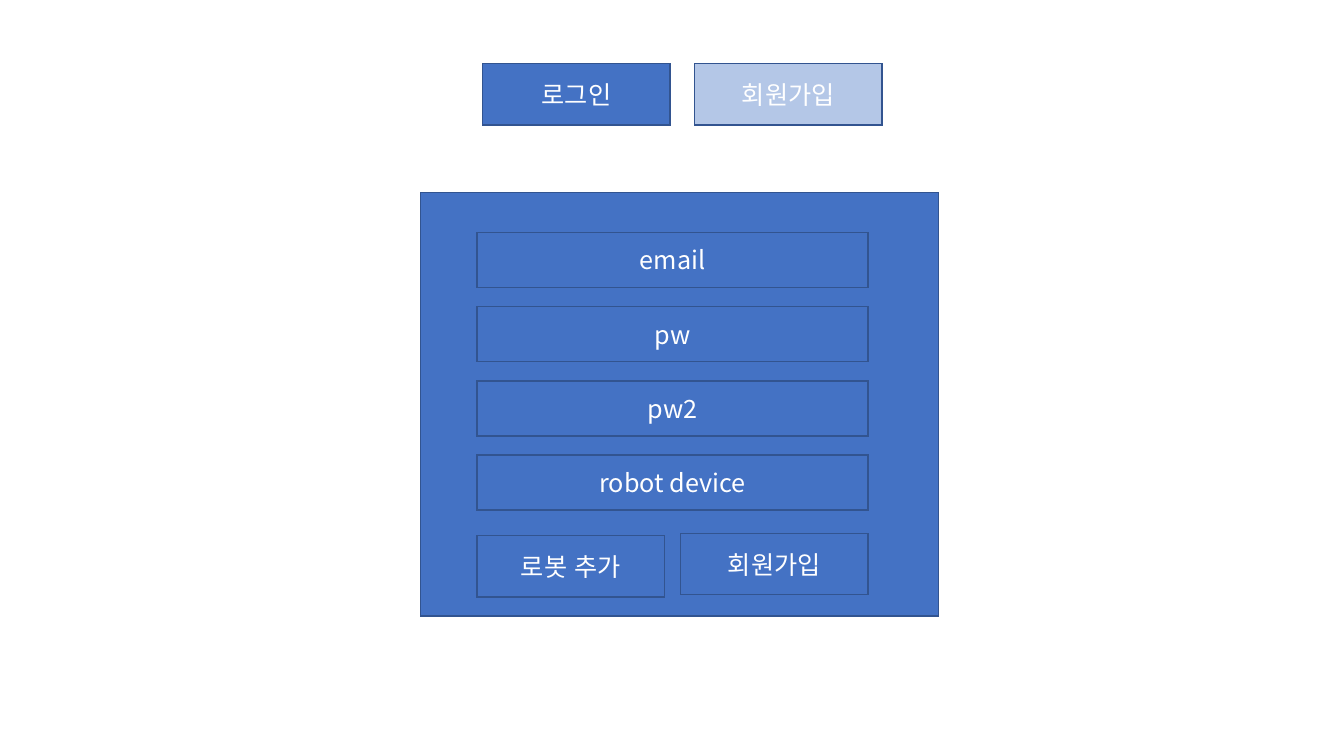
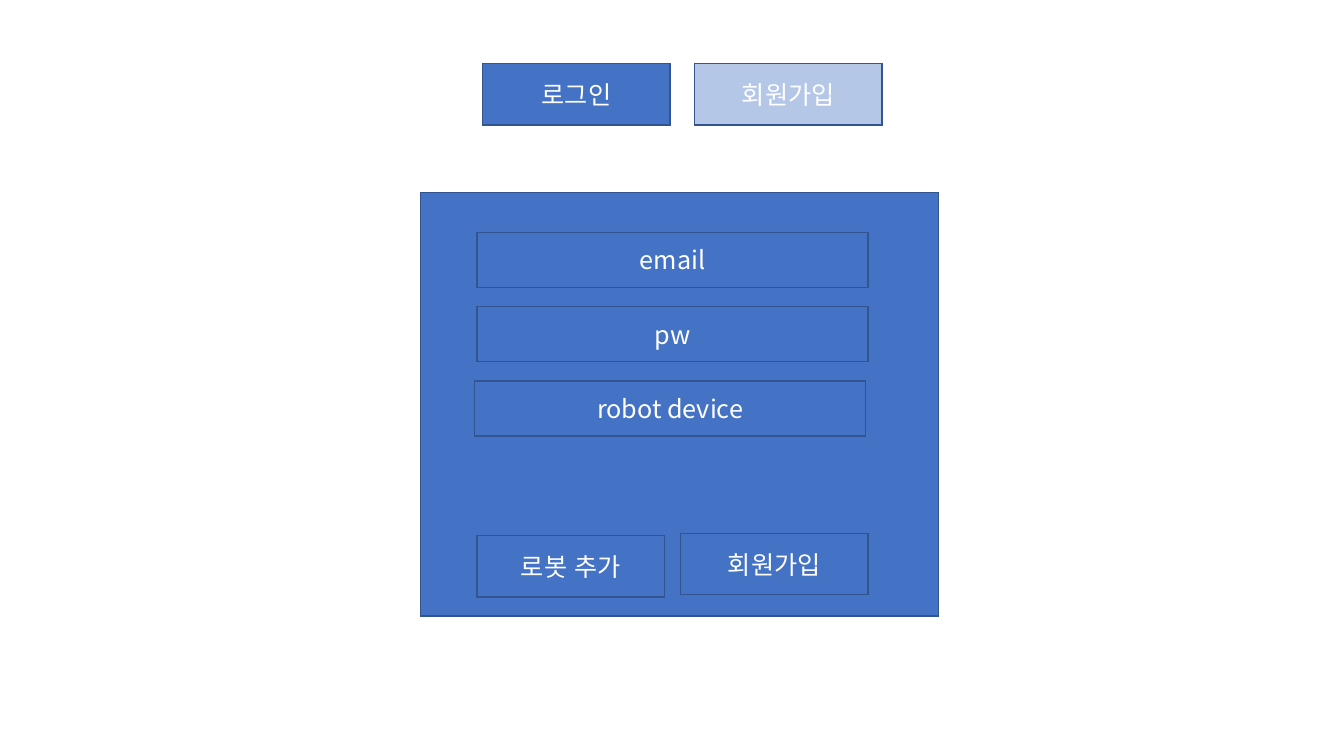
Before and after one commit to SSAFY5-free/FHTH_free, a slide deck: slide 2 of AWS/document/ppt/목업.pptx. Drawn at 1344x756 pixels with LibreOffice and Linux fonts; fonts in the diff are those of the drawing. Boxes give left, top, right and bottom in pixels: in the first picture for what was removed or moved away, otherwise in the second. Text is boxed around its words. In the diff, an @@ line names an element or a change of style, - is before the commit and + after.

```diff
--- a/AWS/document/ppt/목업.pptx
+++ b/AWS/document/ppt/목업.pptx
@@ rectangle "robot device": place and size @@
-rectangle "robot device" at bbox=[477, 455, 868, 510]
+rectangle "robot device" at bbox=[475, 381, 866, 437]
@@ rectangle removed at bbox=[477, 381, 868, 437] @@
-pw2
```
Also in this commit, not shown: 1 other slide changed, 3 slides added, 11 other files.
